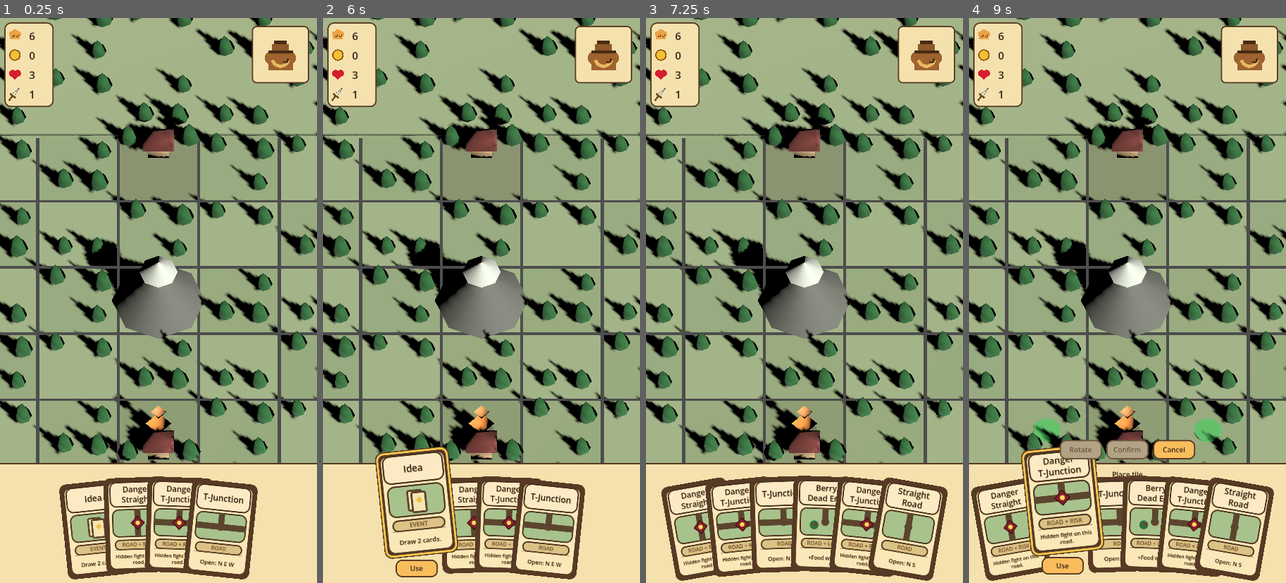
Above: before the commit, frames 1-4 (left to right).
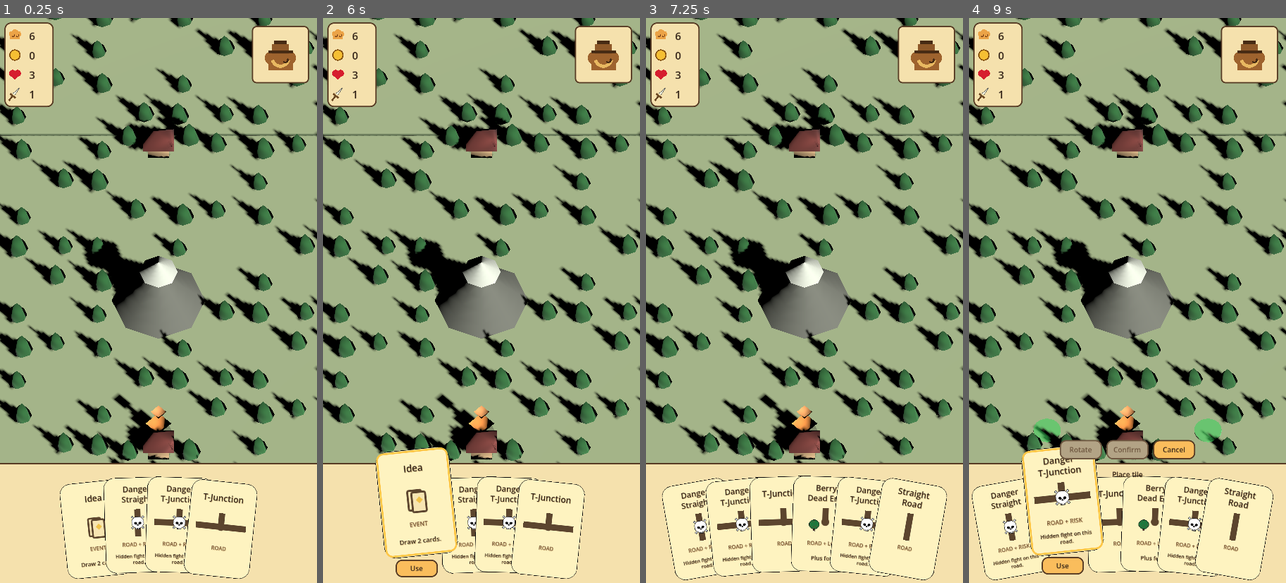
Above: after the commit, the same moments.

Repository: Reicher/The-Road-North
Game: Godot game, scene res://scenes/main.tscn
The game is run twice, just before and just after one commit, with the same random seed, the same clock (stepped at 60 frames per second) and the same inputs.
Inputs (mouse positions are in pixels of both pictures, inside the frame that each line leads up to):
- Up to frame 1 (0.25 s): no input
- Up to frame 2 (6 s): tap Enter at 0.5 s; drag from (481, 520) to (513, 176) at 0.52 s; click "Use" at 1.25 s; click "Cancel" at 2 s; click (601, 51) at 2.75 s; click "Knife" at 3.5 s; click "Knife" at 4.25 s; click "Knife" at 5 s; tap Space at 5.75 s; drag from (418, 526) to (465, 413) at 5.77 s
- Up to frame 3 (7.25 s): click "Use" at 6.5 s
- Up to frame 4 (9 s): tap Enter at 7.25 s; move the mouse to (1022, 526) at 7.27 s; click (1022, 526) at 7.42 s; click "Use" at 8 s; tap Space at 8.75 s; drag from (1064, 526) to (1032, 215) at 8.77 s

The runs differ from the first frame. In frame 1, 11% of the frame differs, in the area x 0-100%, y 20-100%; in frame 2, 11%; in frame 3, 14%; in frame 4, 14%.

Commit message:
Remove map grid and simplify card labels

Diff:
--- a/scripts/card_view.gd
+++ b/scripts/card_view.gd
@@ -230,15 +230,7 @@
 
 
 func _detail_from_definition() -> String:
-	if tile_definition == null or not tile_definition.has_method("get_base_openings"):
-		return detail
-
-	var openings: Dictionary = tile_definition.get_base_openings()
-	var names: Array[String] = []
-	for direction_name: String in TileDefinition.DIRECTION_NAMES:
-		if openings.get(direction_name, false) == true:
-			names.append(_short_direction_name(direction_name))
-	return "Open: %s" % " ".join(names)
+	return detail
 
 
 func _draw_card_art_texture(art_rect: Rect2) -> void:
@@ -296,12 +288,17 @@
 
 
 func _compact_detail_text() -> String:
+	if detail.is_empty():
+		if _encounter_type() == GameMap.ENCOUNTER_BERRY_BUSH:
+			return "Plus food"
+		if _encounter_type() == GameMap.ENCOUNTER_CACHE:
+			return "Plus treasure"
 	if detail == "Enemy waits on this road.":
 		return "Hidden fight on this road."
 	if detail == "Grants food when reached.":
-		return "+Food when reached."
+		return "Plus food"
 	if detail == "Contains an item when reached.":
-		return "Item when reached."
+		return "Plus treasure"
 	if detail == "Draw two extra cards.":
 		return "Draw 2 cards."
 	if detail == "Destroy a placed tile.":
@@ -319,19 +316,6 @@
 	return Color(0.86, 0.76, 0.52, 1.0)
 
 
-func _short_direction_name(direction_name: String) -> String:
-	match direction_name:
-		"north":
-			return "N"
-		"east":
-			return "E"
-		"south":
-			return "S"
-		"west":
-			return "W"
-	return direction_name.left(1).to_upper()
-
-
 func _fit_label_font_size(label: Label, max_size: int, min_size: int) -> void:
 	var text_value := label.text.strip_edges()
 	var line_count := maxi(1, text_value.count("\n") + 1)
--- a/scripts/deck_builder.gd
+++ b/scripts/deck_builder.gd
@@ -188,9 +188,9 @@
 func _encounter_detail(encounter: Dictionary) -> String:
 	var kind := str(encounter.get("type", ""))
 	if kind == GameMap.ENCOUNTER_BERRY_BUSH:
-		return "Grants food when reached."
+		return "Plus food"
 	if kind == GameMap.ENCOUNTER_CACHE:
-		return "Contains an item when reached."
+		return "Plus treasure"
 	return "Reward waits on this road."
 
 
--- a/scripts/map_visuals.gd
+++ b/scripts/map_visuals.gd
@@ -16,6 +16,7 @@
 
 var _cell_nodes: Dictionary = {}
 var _forest_nodes: Array[Node] = []
+var _ground_node: Node3D
 var _border_node: Node3D
 var _cells_root: Node3D
 var _forest_root: Node3D
@@ -33,6 +34,9 @@
 		if node != null:
 			node.queue_free()
 	_forest_nodes.clear()
+	if _ground_node != null:
+		_ground_node.queue_free()
+		_ground_node = null
 	if _border_node != null:
 		_border_node.queue_free()
 		_border_node = null
@@ -43,6 +47,7 @@
 			if not map.is_inside_playable_area(grid_position):
 				_add_border_forest_cell(map, grid_position)
 
+	_add_playable_ground(map)
 	for y in map.playable_height:
 		for x in map.playable_width:
 			rebuild_cell(map, Vector2i(x, y))
@@ -64,9 +69,6 @@
 	_cell_nodes[grid_position] = cell
 
 	var feature := map.get_fixed_feature(grid_position)
-	var terrain_color := GROUND_LIGHT_COLOR if (grid_position.x + grid_position.y) % 2 == 0 else GROUND_DARK_COLOR
-	_add_box(cell, "Ground", Vector3(map.tile_size * 0.96, GROUND_HEIGHT, map.tile_size * 0.96), Vector3(0.0, -GROUND_HEIGHT * 0.5, 0.0), terrain_color)
-
 	if not feature.is_empty():
 		_add_fixed_feature_visual(map, cell, feature)
 	elif not map.tiles.has(grid_position):
@@ -82,6 +84,22 @@
 
 	_add_box(cell, "ForestGround", Vector3(map.tile_size * 1.08, GROUND_HEIGHT, map.tile_size * 1.08), Vector3(0.0, -GROUND_HEIGHT * 0.65, 0.0), GROUND_LIGHT_COLOR)
 	_add_cell_trees(map, cell, grid_position)
+
+
+func _add_playable_ground(map: GameMap) -> void:
+	_ground_node = Node3D.new()
+	_ground_node.name = "PlayableGround"
+	add_child(_ground_node)
+
+	var width := float(map.playable_width) * map.tile_size
+	var height := float(map.playable_height) * map.tile_size
+	_add_box(
+		_ground_node,
+		"Ground",
+		Vector3(width, GROUND_HEIGHT, height),
+		Vector3(width * 0.5, -GROUND_HEIGHT * 0.5, height * 0.5),
+		GROUND_LIGHT_COLOR
+	)
 
 
 func _add_playable_area_border(map: GameMap) -> void:
--- a/scripts/road_tile_visuals.gd
+++ b/scripts/road_tile_visuals.gd
@@ -17,7 +17,7 @@
 	definition: Resource,
 	rotation_steps: int,
 	tile_size: float,
-	tile_tint: Color,
+	_tile_tint: Color,
 	highlight_enabled: bool,
 	highlight_color: Color,
 	encounter_data: Dictionary,
@@ -25,12 +25,6 @@
 ) -> void:
 	for child in get_children():
 		child.queue_free()
-
-	var terrain_color := Color(0.55, 0.63, 0.45)
-	if definition != null and definition.get("terrain_color") != null:
-		terrain_color = definition.get("terrain_color")
-	terrain_color = terrain_color * tile_tint
-	_add_box("Ground", Vector3(tile_size * 0.96, GROUND_HEIGHT, tile_size * 0.96), Vector3(0.0, -GROUND_HEIGHT * 0.35, 0.0), terrain_color)
 
 	var openings := _get_openings(definition, rotation_steps)
 	if definition != null and definition.get("road_visible") != false:
--- a/tests/test_deck_controller.gd
+++ b/tests/test_deck_controller.gd
@@ -56,7 +56,7 @@
 			enemy_road_has_clear_label = enemy_road_has_clear_label or (card.title.begins_with("Enemy ") and card.detail == "Enemy waits on this road.")
 		elif card.category == "Road" and not card.encounter_data.is_empty():
 			reward_road_count += 1
-			reward_road_has_clear_label = reward_road_has_clear_label or card.detail.ends_with("when reached.")
+			reward_road_has_clear_label = reward_road_has_clear_label or card.detail in ["Plus food", "Plus treasure"]
 		elif card.category == "Event":
 			event_types[card.event_type] = true
 	for card_data in deck_controller.deck:
@@ -71,7 +71,7 @@
 			enemy_road_has_clear_label = enemy_road_has_clear_label or (str(card_data.get("title", "")).begins_with("Enemy ") and str(card_data.get("detail", "")) == "Enemy waits on this road.")
 		elif card_data["category"] == "Road" and not encounter.is_empty():
 			reward_road_count += 1
-			reward_road_has_clear_label = reward_road_has_clear_label or str(card_data.get("detail", "")).ends_with("when reached.")
+			reward_road_has_clear_label = reward_road_has_clear_label or str(card_data.get("detail", "")) in ["Plus food", "Plus treasure"]
 		elif card_data["category"] == "Event":
 			event_types[str(card_data.get("event_type", ""))] = true
 	_assert(category_counts["Road"] == 61, "Expected 75 percent of an 81 card deck to round to 61 road cards")
--- a/tests/test_hand.gd
+++ b/tests/test_hand.gd
@@ -64,9 +64,13 @@
 	var berry_title_label := hand.cards[1].get_node("Title") as Label
 	var enemy_title_label := hand.cards[3].get_node("Title") as Label
 	var detail_label := focused_card.get_node("Detail") as Label
+	var plain_detail_label := hand.cards[0].get_node("Detail") as Label
+	var berry_detail_label := hand.cards[1].get_node("Detail") as Label
 	var focused_card_bottom: float = focused_card.position.y + focused_card.size.y * 0.5 + focused_card.size.y * focused_card.scale.y * 0.5
 	_assert(plain_title_label.text == "Straight Road", "Expected plain road cards to show only the road type")
+	_assert(plain_detail_label.text == "", "Expected plain road cards to leave the detail text empty")
 	_assert(berry_title_label.text == "Berry\nCorner", "Expected berry road cards to show modifier above road type")
+	_assert(berry_detail_label.text == "Plus food", "Expected berry road cards to use short reward detail text")
 	_assert(enemy_title_label.text == "Danger\nFour-Way", "Expected enemy road cards to show modifier above road type")
 	_assert(title_label.offset_bottom < CardView.ART_RECT.position.y, "Expected two-line card titles to stay above the card art")
 	_assert(detail_label.offset_bottom < focused_card.size.y, "Expected focused card detail text to stay inside the card")
--- a/tests/test_level_scene.gd
+++ b/tests/test_level_scene.gd
@@ -35,7 +35,13 @@
 	_assert(map.fixed_features.size() == 1, "Expected level 001 to include one fixed mountain feature")
 	_assert(map.get_fixed_feature(Vector2i(2, 2))["type"] == GameMap.FEATURE_MOUNTAIN, "Expected level 001 mountain to sit in the map center")
 	_assert(not map.can_place_tile(Vector2i(2, 2), {}), "Expected level 001 fixed mountain to block road placement")
+	var map_visuals := map.get_node("MapVisuals")
+	_assert(map_visuals.get_node_or_null("PlayableGround/Ground") != null, "Expected map visuals to use one continuous playable ground surface")
+	_assert(map_visuals.get_node_or_null("PlayableAreaBorder") != null, "Expected map visuals to keep a thin playable area outline")
+	_assert(map_visuals.get_node_or_null("Cells/Cell_0_0/Ground") == null, "Expected playable cells not to render internal grid ground tiles")
 	_assert(roads.seed_start_and_goal, "Expected level 001 to seed start and goal tiles")
+	var start_visual := roads.get_visual_tile(map.get_start_position())
+	_assert(start_visual.get_node_or_null("Visuals/Ground") == null, "Expected road tiles not to render square ground patches over the continuous map ground")
 	_assert(roads.start_definition.get("visual_identity") == "house", "Expected start tile to use simple house visuals")
 	_assert(roads.goal_definition.get("visual_identity") == "house", "Expected goal tile to use simple house visuals")
 	_assert(deck_controller.hand_size == 4, "Expected level 001 to configure a four-card hand")
Binary file changed: assets/images/card_art_event_destroy_tile.png
Binary file changed: assets/images/card_art_road_straight.png
Binary file changed: assets/images/card_base.png
Binary file changed: assets/images/card_marker_berry.png
Binary file changed: assets/images/card_marker_cache.png
Binary file changed: assets/images/card_marker_danger.png
